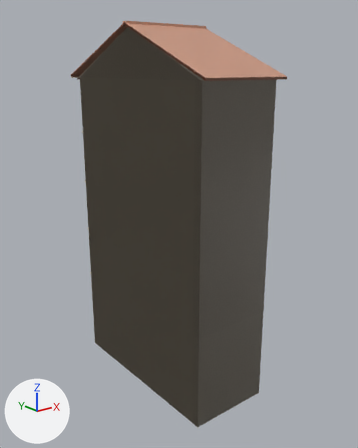
What one commit did to the glTF model public/case/casa-52-4-pietra.glb.
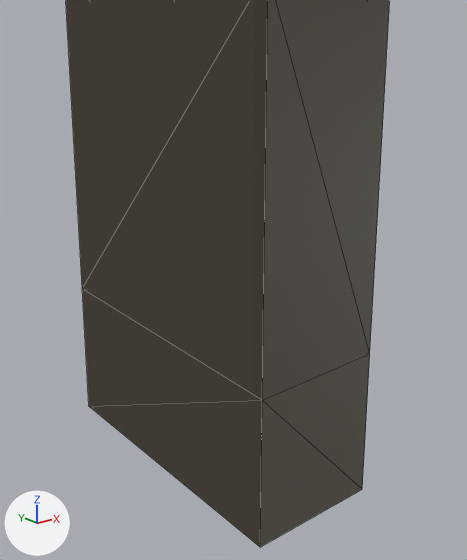
The first picture shows the older version from a camera (50 mm lens) standing at (-15.9, -30.1, 18.4) and looking at (3.1, -6.4, 9.0). The close-ups show the older and then the newer version on the part from 12% to 90% of the width and 22% to 97% of the height of that picture. Only the edits that show in the close-ups are written down. Every picture has the same lights, and +X, +Y and +Z are marked at lower left. The close-ups show mesh edges as thin lines.

Objects in the first close-up: 'lontano', 'vicino'.
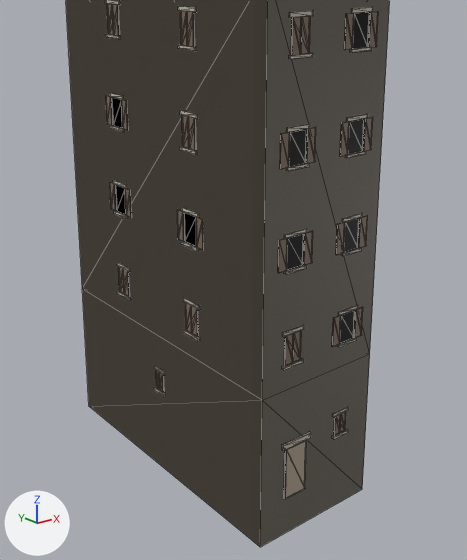
What differs and where, as boxes [x1, y1, x2, y2] in the close-ups (467 x 560 px):
'retro', added
    after: [278, 7, 379, 499]
    faces in mat_legnoscuro (brown #7c6959): [278, 11, 379, 436]
    faces in mat_conci (light grey #c4bcad): [282, 7, 373, 451]
    faces in mat_legno (beige #ad9e8b): [285, 440, 307, 499]
'fiancoSx', added
    after: [105, 0, 203, 396]
    faces in mat_legnoscuro (brown #7c6959): [106, 4, 203, 393]
    faces in mat_conci (light grey #c4bcad): [105, 0, 200, 396]
'lontanoRetro', added
    after: [284, 12, 370, 499]
'lontanoSx', added
    after: [112, 5, 196, 383]

Edits to the bpy script that builds the scene:
```text
Add me_lontanoretro_001:
    me_lontanoretro_001.from_pydata(...)  # 80 vertices, 120 faces; spans x 1.0..4.2, y -12.0, z 0.0..16.6
    me_lontanoretro_001.materials.append(mat_scuro)  # black #191919
Add me_lontanosx_001:
    me_lontanosx_001.from_pydata(...)  # 72 vertices, 108 faces; spans x -0.02..0.0, y -8.51..-3.25, z 2.0..16.55
    me_lontanosx_001.materials.append(mat_scuro)  # black #191919
Add me_retro_001:
    me_retro_001.from_pydata(...)  # 372 vertices, 576 faces; spans x 0.6..4.6, y -12.1..-12.0, z 0.0..16.7
    # faces by material slot: [120, 228, 216, 12]
    me_retro_001.materials.append(mat_scuro)  # black #191919
    me_retro_001.materials.append(mat_conci)  # light grey #c4bcad
    me_retro_001.materials.append(mat_legnoscuro)  # brown #7c6959
    me_retro_001.materials.append(mat_legno)  # beige #ad9e8b
Add me_fiancosx_001:
    me_fiancosx_001.from_pydata(...)  # 336 vertices, 540 faces; spans x -0.1..0.0, y -8.89..-2.87, z 1.9..16.69
    # faces by material slot: [108, 216, 216]
    me_fiancosx_001.materials.append(mat_scuro)  # black #191919
    me_fiancosx_001.materials.append(mat_conci)  # light grey #c4bcad
    me_fiancosx_001.materials.append(mat_legnoscuro)  # brown #7c6959
Add ob_lontanoretro:
    ob_lontanoretro = bpy.data.objects.new('lontanoRetro', me_lontanoretro_001)
    ob_lontanoretro.location = (0.0, 0.0, 0.0)
Add ob_lontanosx:
    ob_lontanosx = bpy.data.objects.new('lontanoSx', me_lontanosx_001)
    ob_lontanosx.location = (0.0, 0.0, 0.0)
Add ob_retro:
    ob_retro = bpy.data.objects.new('retro', me_retro_001)
    ob_retro.location = (0.0, 0.0, 0.0)
Add ob_fiancosx:
    ob_fiancosx = bpy.data.objects.new('fiancoSx', me_fiancosx_001)
    ob_fiancosx.location = (0.0, 0.0, 0.0)
```
